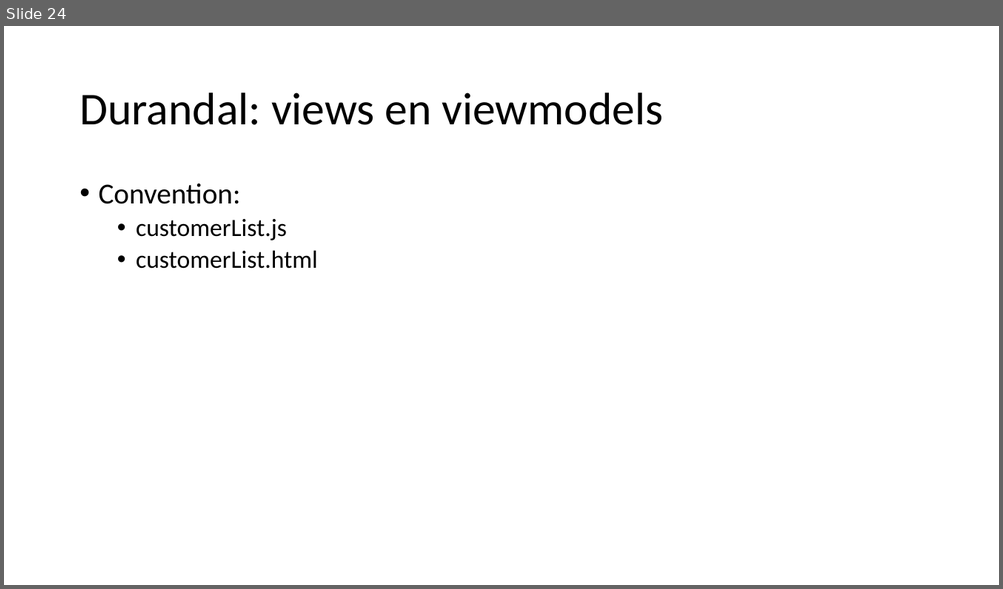
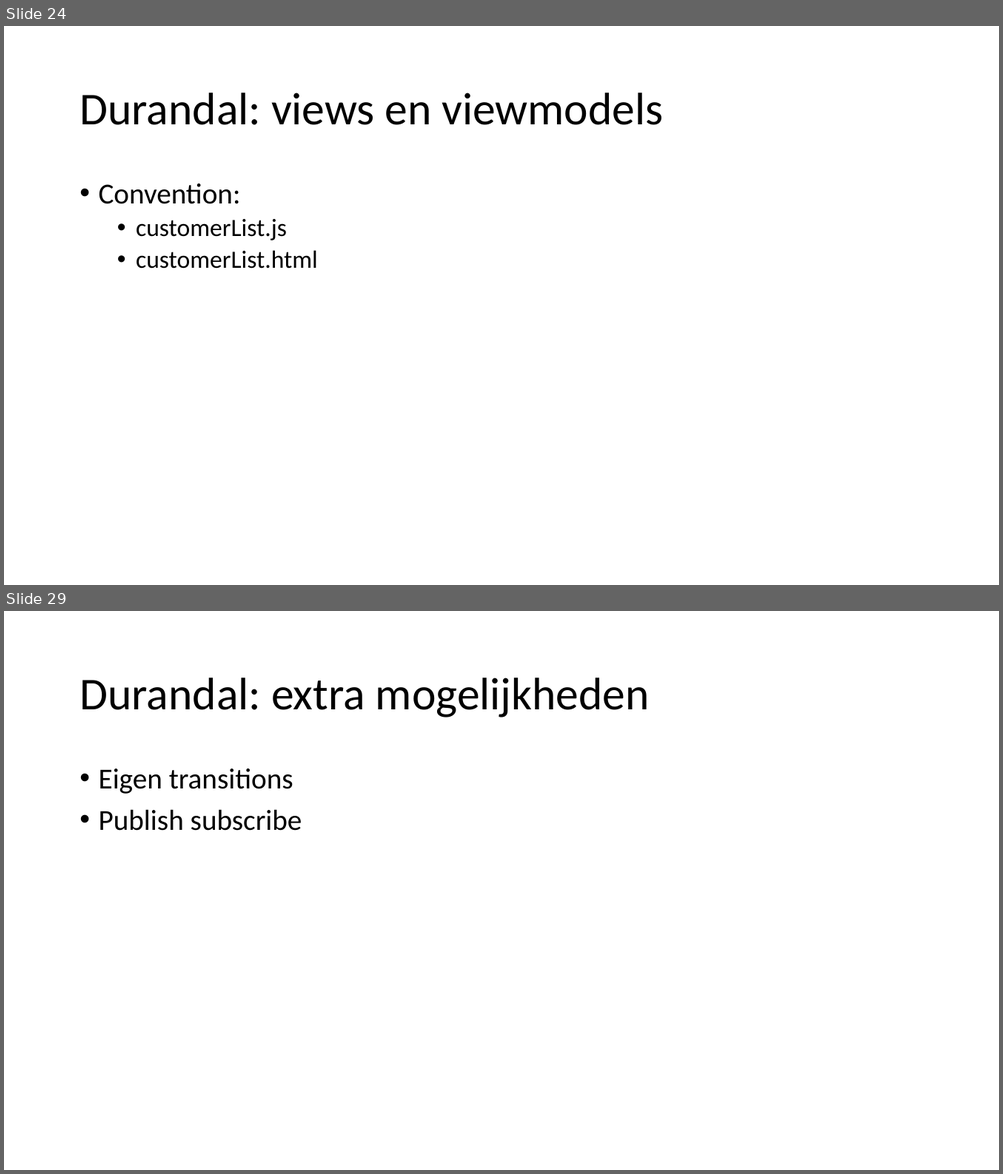
Before and after one commit to petermorlion/DurandalDemo, a slide deck: Durandal T4T.pptx. Shown one above the other, each under a label of ours: slide 24 before the commit, slides 24 and 29 after it; the slides between them are not shown. The pictures are 1003x589 and 1003x1174 pixels, drawn with LibreOffice and Linux fonts; fonts in the diff are those of the drawing. Boxes give left, top, right and bottom in pixels: in the first picture for what was removed or moved away, otherwise in the second. Text is boxed around its words. In the diff, an @@ line names an element or a change of style, - is before the commit and + after.

```diff
--- a/Durandal T4T.pptx
+++ b/Durandal T4T.pptx
@@ slide 29 added at [4,611,999,1170], background #FFFFFF @@
@@ title added at [79,678,649,718], 44 pt, text #000000 @@
+Durandal: extra mogelijkheden
@@ text added at [99,769,302,831], 28 pt, text #000000 @@
+• Eigen transitions
+• Publish subscribe
```
Also in this commit, not shown: 1 slide changed, 4 other slides added.
